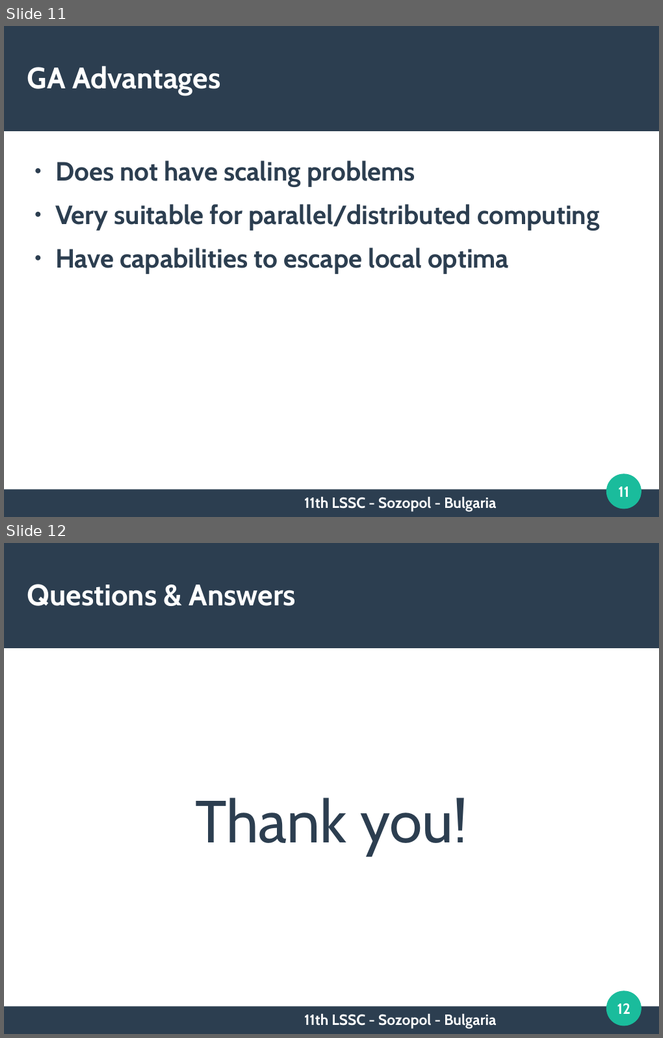
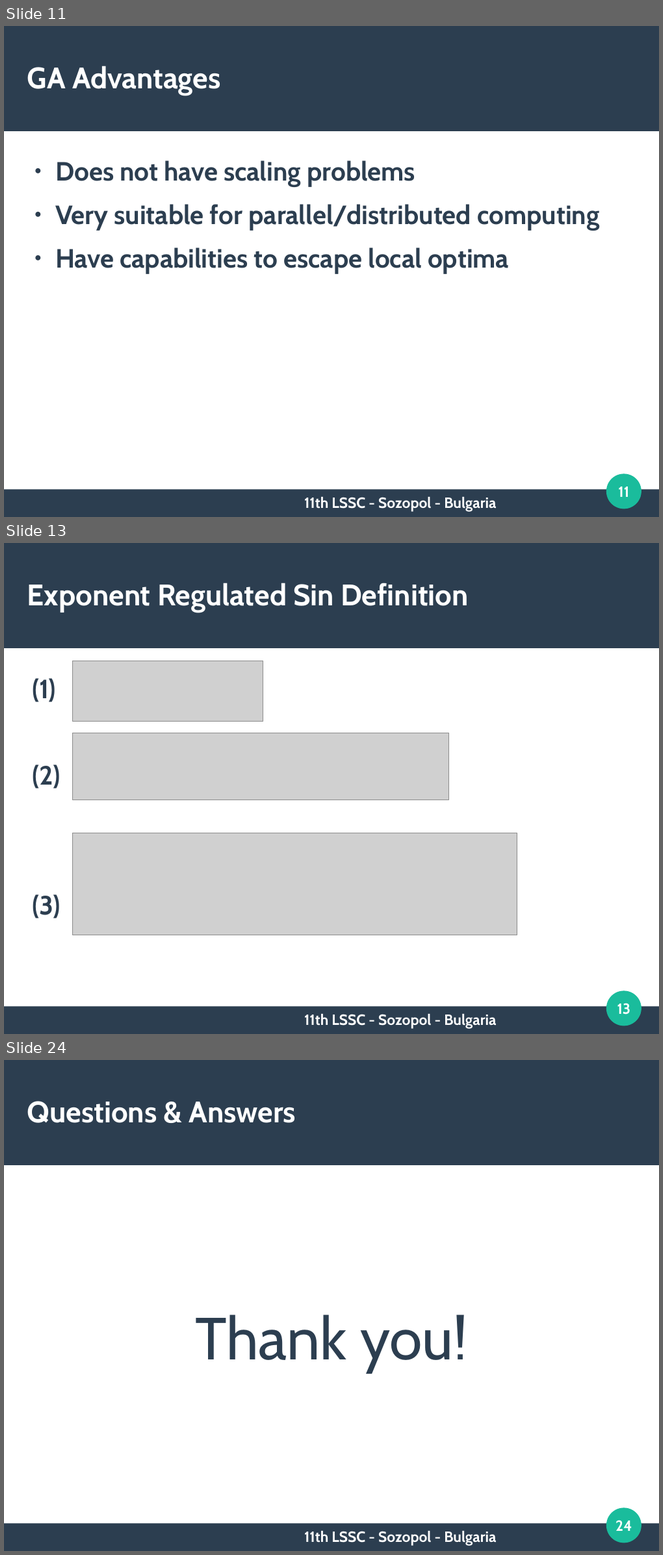
Before and after one commit to TodorBalabanov/Large-Scale-Scientific-Computations-2017, a slide deck: HybridApproachBasedOnCombinationOfBackpropagationAndEvolutionaryAlgorithmsForArtificialNeuralNetworksTrainingByUsingMobileDevicesInDistributedComputingEnvironment.odp. Shown one above the other, each under a label of ours: slides 11 and 12 before the commit, slides 11, 13 and 24 after it; the slides between them are not shown. The pictures are 663x1038 and 663x1555 pixels, drawn with LibreOffice and Linux fonts; fonts in the diff are those of the drawing; grey boxes stand for pictures; background and template pictures are left out. Boxes give left, top, right and bottom in pixels: in the first picture for what was removed or moved away, otherwise in the second. Text is boxed around its words. In the diff, an @@ line names an element or a change of style, - is before the commit and + after.

```diff
--- a/HybridApproachBasedOnCombinationOfBackpropagationAndEvolutionaryAlgorithmsForArtificialNeuralNetworksTrainingByUsingMobileDevicesInDistributedComputingEnvironment.odp
+++ b/HybridApproachBasedOnCombinationOfBackpropagationAndEvolutionaryAlgorithmsForArtificialNeuralNetworksTrainingByUsingMobileDevicesInDistributedComputingEnvironment.odp
@@ slide 13 added at (4,543,659,1034), background #FFFFFF; not listed: 3 template elements that a slide beside it also shows @@
@@ title added at (27,583,468,613), 36 pt, text #FFFFFF, bold @@
+Exponent Regulated Sin Definition
@@ text added at (32,678,61,919), 32 pt, text #2C3E50, bold @@
+(1)
+(2)
+(3)
@@ picture added at (72,661,263,721) @@
@@ picture added at (72,733,449,800) @@
@@ picture added at (72,833,518,936) @@
@@ page number added at (618,1003,631,1015), 18 pt, text #FFFFFF, bold @@
+13
@@ text added at (304,1014,496,1029), 18 pt, text #FFFFFF, bold @@
+11th LSSC - Sozopol - Bulgaria
@@ what was slide 12 is now slide 24 @@
@@ page number at (616,1520,632,1531): text changed @@
-12
+24
```
Also in this commit, not shown: 1 slide changed, 11 other slides added.
